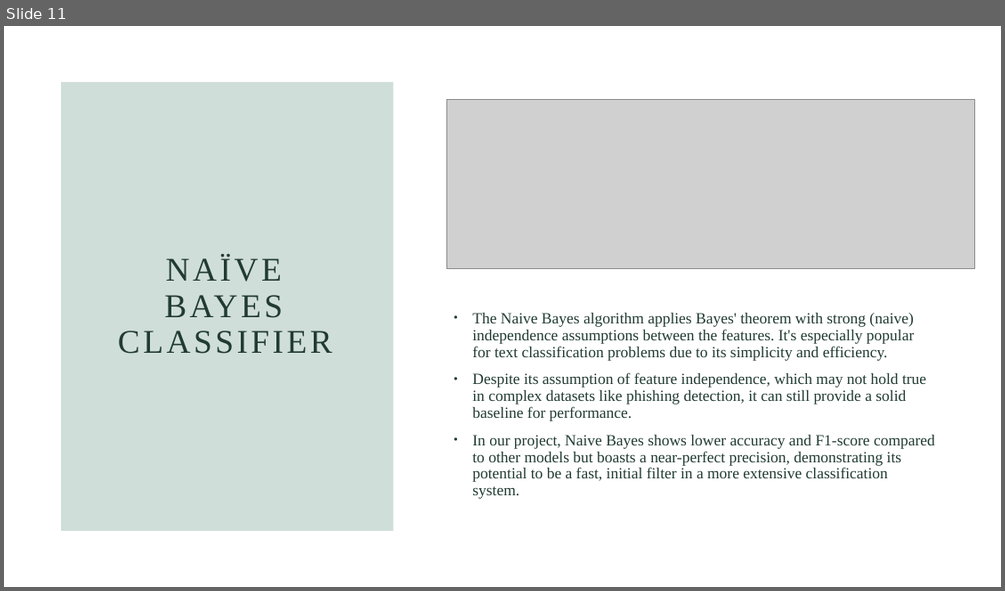
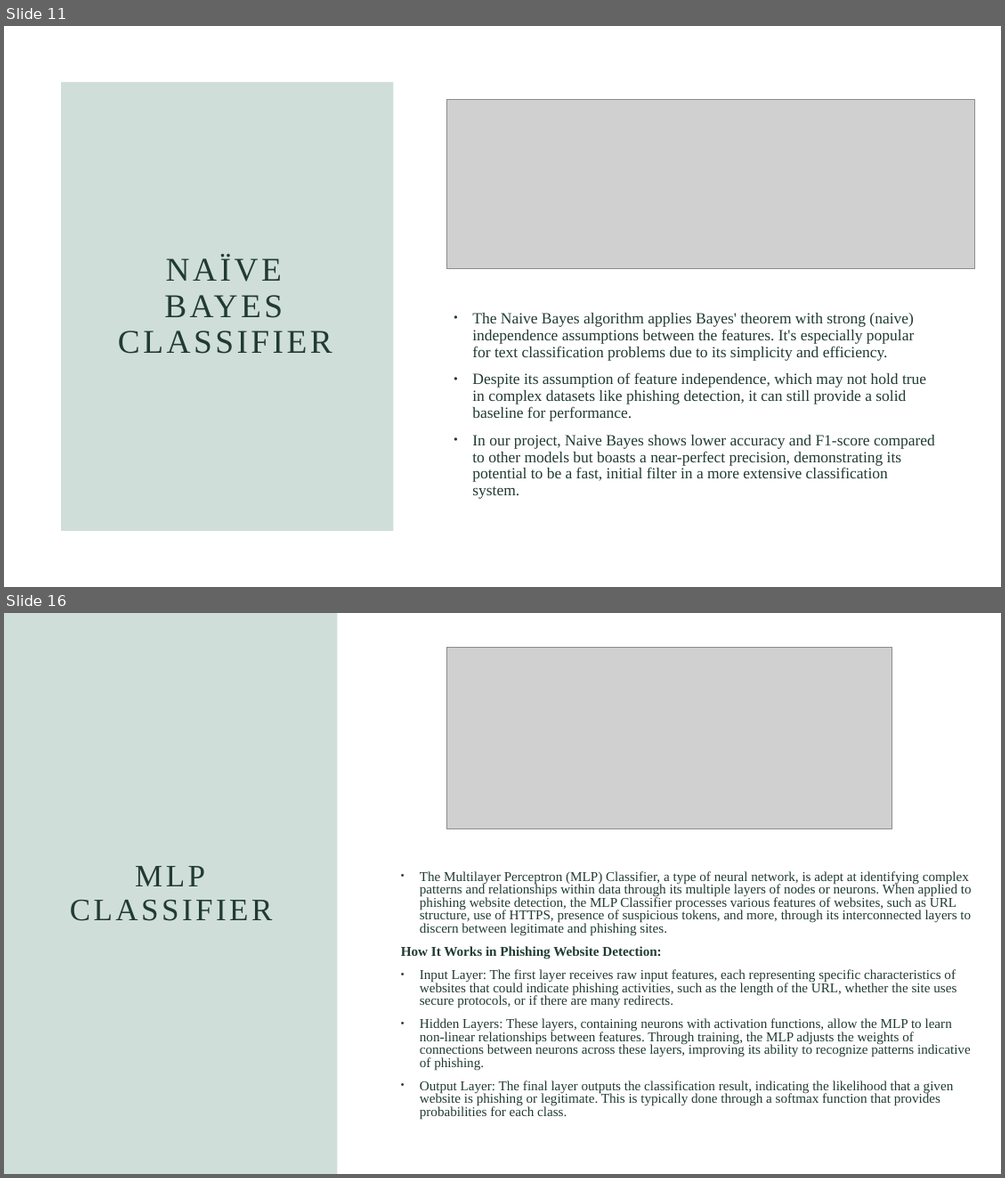
Before and after one commit to mpriyankapatil/ISU-Software_Project_2024, a slide deck: Week 6 .pptx. Shown one above the other, each under a label of ours: slide 11 before the commit, slides 11 and 16 after it; the slides between them are not shown. The pictures are 1005x591 and 1005x1178 pixels, drawn with LibreOffice and Linux fonts; fonts in the diff are those of the drawing; grey boxes stand for pictures. Boxes give left, top, right and bottom in pixels: in the first picture for what was removed or moved away, otherwise in the second. Text is boxed around its words. In the diff, an @@ line names an element or a change of style, - is before the commit and + after.

```diff
--- a/Week 6 .pptx
+++ b/Week 6 .pptx
@@ slide 16 added at <box>4,613,1001,1174</box>, background #FFFFFF @@
@@ rectangle added at <box>4,613,338,1174</box>, fill #467E6B at 25% opacity @@
@@ picture added at <box>446,647,892,828</box> @@
@@ title added at <box>70,866,273,921</box>, 30 pt, text #213B32 @@
+MLP CLASSIFIER
@@ text added at <box>401,871,971,1119</box>, 12.9 pt, text #213B32 @@
+• The Multilayer Perceptron (MLP) Classifier, a type of neural network, is adept at identifying complex patterns and relationships within data through its multiple layers of nodes or neurons. When applied to phishing website detection, the MLP Classifier processes various features of websites, such as URL structure, use of HTTPS, presence of suspicious tokens, and more, through its interconnected layers to discern between legitimate and phishing sites.
+How It Works in Phishing Website Detection:
+• Input Layer: The first layer receives raw input features, each representing specific characteristics of websites that could indicate phishing activities, such as the length of the URL, whether the site uses secure protocols, or if there are many redirects.
+• Hidden Layers: These layers, containing neurons with activation functions, allow the MLP to learn non-linear relationships between features. Through training, the MLP adjusts the weights of connections between neurons across these layers, improving its ability to recognize patterns indicative of phishing.
+• Output Layer: The final layer outputs the classification result, indicating the likelihood that a given website is phishing or legitimate. This is typically done through a softmax function that provides probabilities for each class.
```
Also in this commit, not shown: 6 other slides added, 1 other file.
